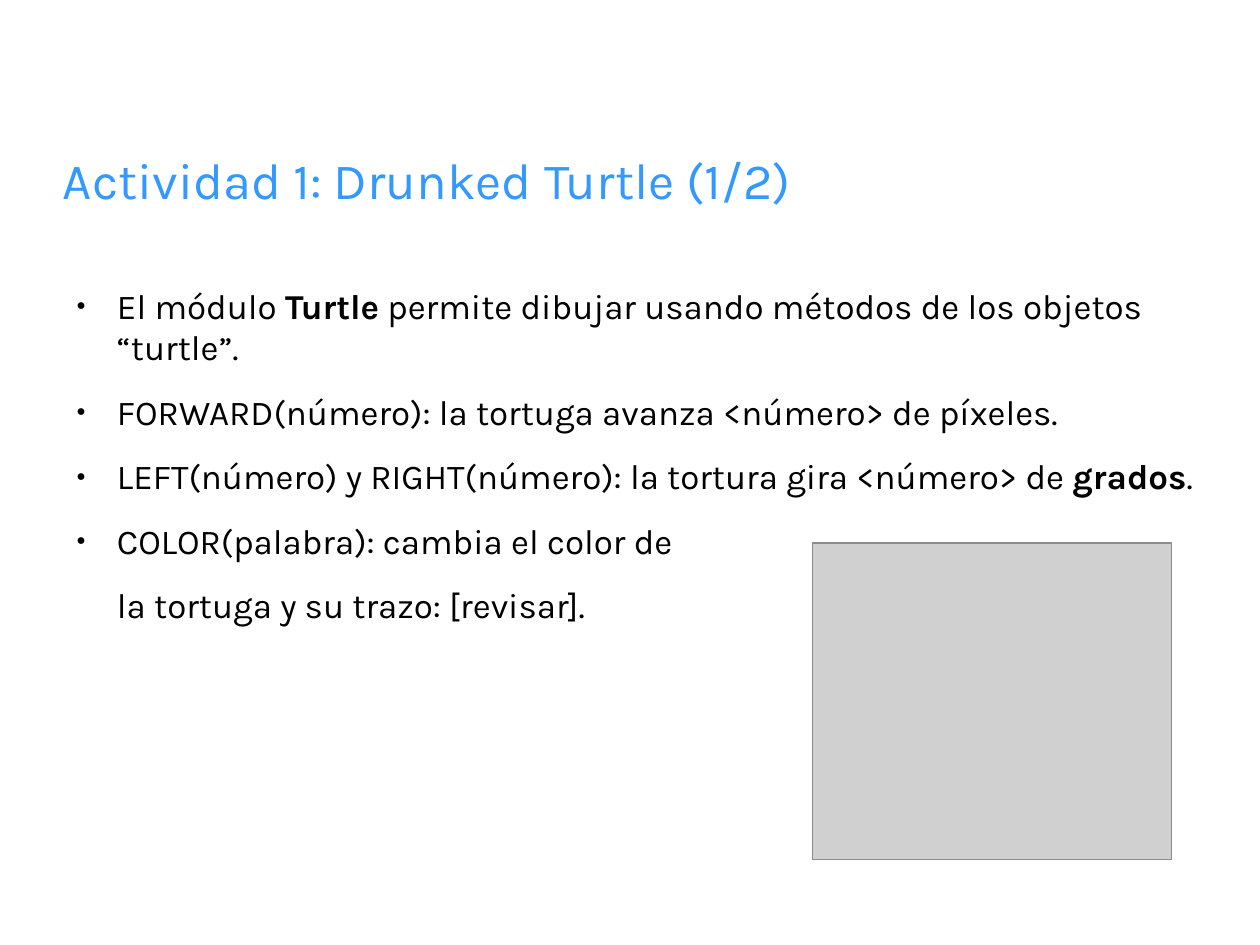
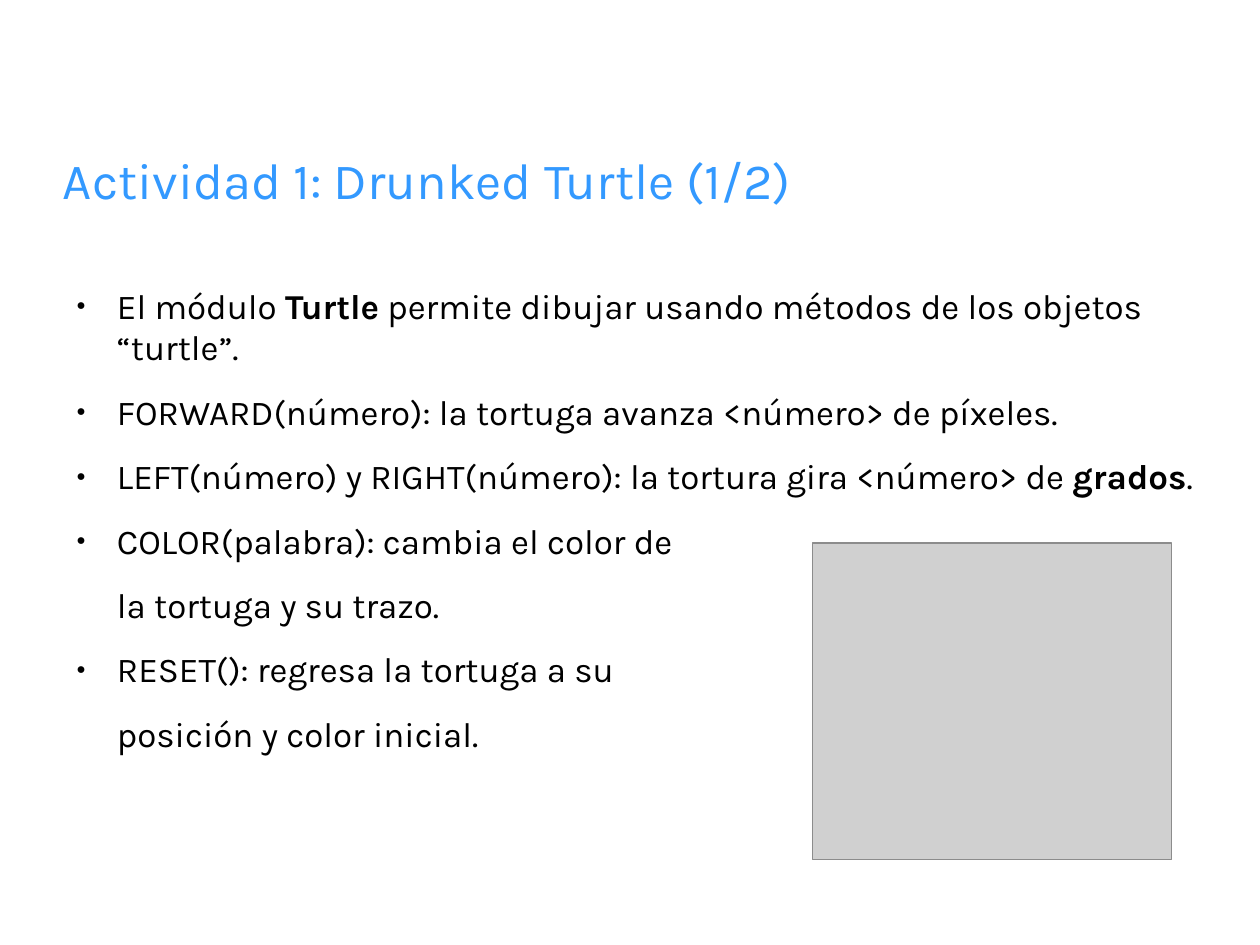
Before and after one commit to fbrzd/Python-taller, a slide deck: slide 7 of sesion-3/TII-3.odp. Drawn at 1260x945 pixels with LibreOffice and Linux fonts; fonts in the diff are those of the drawing; grey boxes stand for pictures; background and template pictures are left out. Boxes give left, top, right and bottom in pixels: in the first picture for what was removed or moved away, otherwise in the second. Text is boxed around its words. In the diff, an @@ line names an element or a change of style, - is before the commit and + after.

```diff
--- a/sesion-3/TII-3.odp
+++ b/sesion-3/TII-3.odp
@@ text at bbox=[117, 594, 613, 756]: text changed @@
-la tortuga y su trazo: [revisar].
+la tortuga y su trazo.
+● RESET(): regresa la tortuga a su
+posición y color inicial.
```
Also in this commit, not shown: 3 other slides changed, 3 slides added, 1 slide removed.
